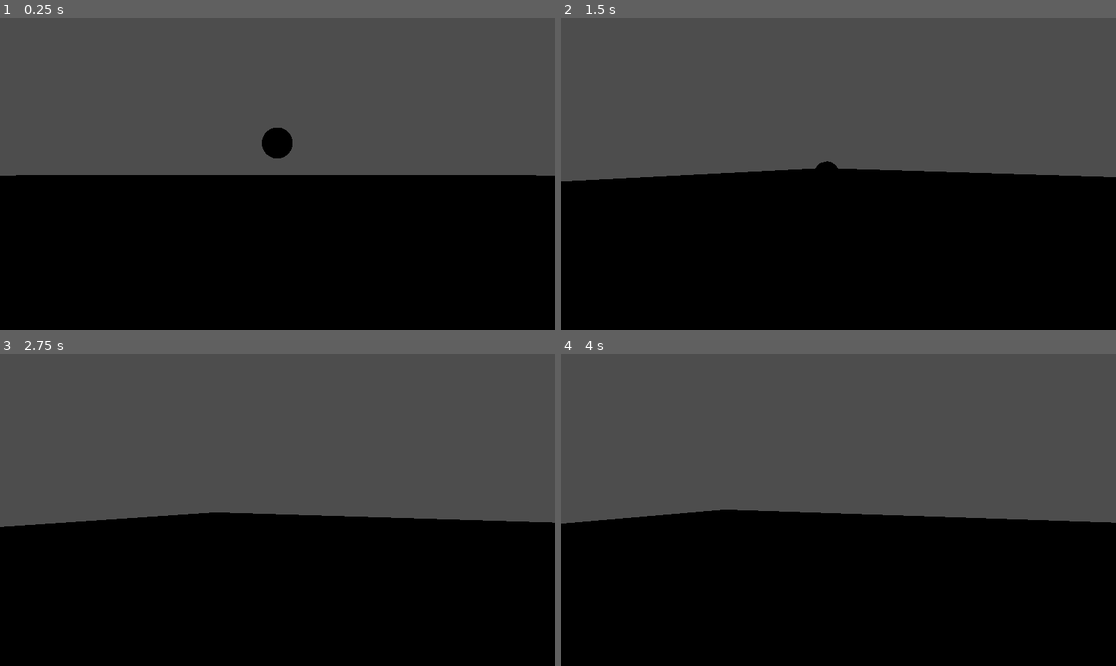
Above: before the commit, frames 1-4 (two rows, left to right).
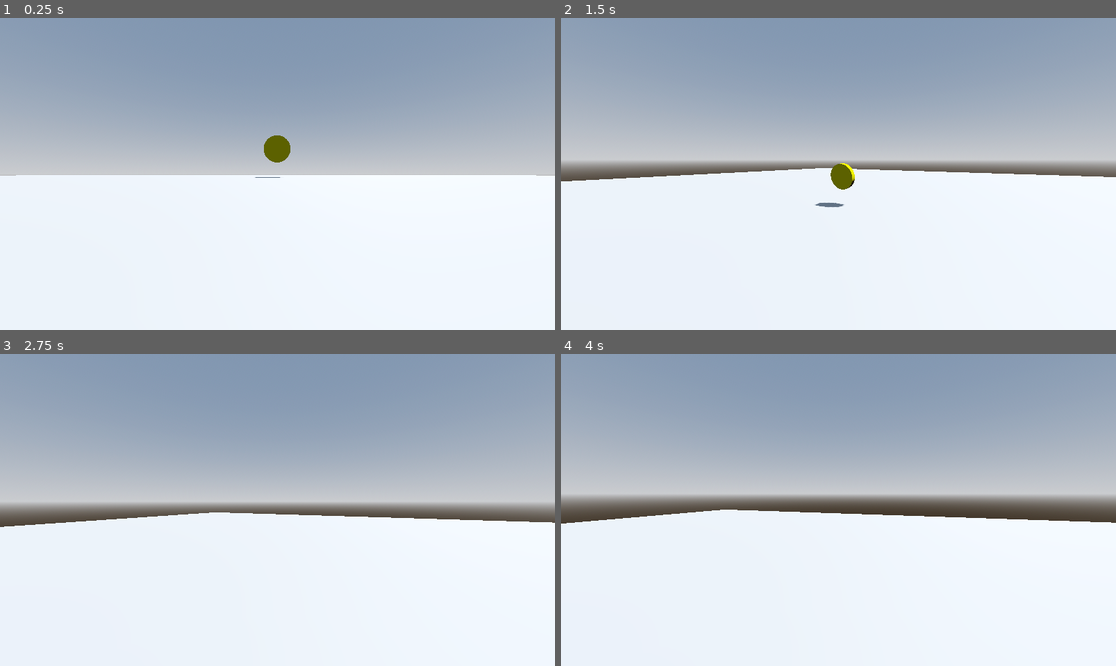
Above: after the commit, the same moments.

Repository: ghwns977/Games4900
Game: Godot game, scene res://Scenes/node_3d.tscn
Two runs of this game, one before a commit and one after it. Both use one fixed random seed, a clock stepped at 60 frames per second and the inputs below.
Inputs (mouse positions are in pixels of both pictures, inside the frame that each line leads up to):
- Up to frame 1 (0.25 s): no input
- Up to frame 2 (1.5 s): tap Enter (ui_accept) at 0.5, 0.77 s; move the mouse to (960, 158) at 0.52 s; hold Right (ui_right) 0.53-1.28 s; tap G at 0.6, 1.35 s; click (960, 158) at 0.67 s; move the mouse to (810, 174) at 1.27 s; hold Up (ui_up) from 1.28 s (still down)
- Up to frame 3 (2.75 s): keep holding Up (ui_up); tap Enter (ui_accept) at 1.52 s; move the mouse to (288, 503) at 2.02 s; tap G at 2.1 s
- Up to frame 4 (4 s): keep holding Up (ui_up); move the mouse to (832, 516) at 2.77 s; tap G at 2.85, 3.6 s; click (832, 516) at 2.92 s; tap Enter (ui_accept) at 3.02, 3.77 s; move the mouse to (877, 513) at 3.52 s

The runs differ from the first frame. In frame 1, 100% of the frame differs, in the area x 0-100%, y 0-100%; in frame 2, 99%; in frame 3, 98%; in frame 4, 97%.

Commit message:
Update node_3d.tscn

Diff:
--- a/Godot/Scenes/node_3d.tscn
+++ b/Godot/Scenes/node_3d.tscn
@@ -16,7 +16,27 @@
 [ext_resource type="PackedScene" uid="uid://cslxy2uk8v2l3" path="res://Building_Indust/building-k.fbx" id="15_m2rse"]
 [ext_resource type="PackedScene" uid="uid://bs72ogkvdd7d6" path="res://Controller/proto_controller.tscn" id="16_062e5"]
 
+[sub_resource type="ProceduralSkyMaterial" id="ProceduralSkyMaterial_8cye3"]
+sky_horizon_color = Color(0.66224277, 0.6717428, 0.6867428, 1)
+ground_horizon_color = Color(0.66224277, 0.6717428, 0.6867428, 1)
+
+[sub_resource type="Sky" id="Sky_062e5"]
+sky_material = SubResource("ProceduralSkyMaterial_8cye3")
+
+[sub_resource type="Environment" id="Environment_m2rse"]
+background_mode = 2
+sky = SubResource("Sky_062e5")
+tonemap_mode = 2
+glow_enabled = true
+
 [node name="Node3D" type="Node3D" unique_id=417984978]
+
+[node name="WorldEnvironment" type="WorldEnvironment" parent="." unique_id=391674539]
+environment = SubResource("Environment_m2rse")
+
+[node name="DirectionalLight3D" type="DirectionalLight3D" parent="." unique_id=1304718542]
+transform = Transform3D(-0.8660254, -0.43301278, 0.25, 0, 0.49999997, 0.86602545, -0.50000006, 0.75, -0.43301266, 0, 0, 0)
+shadow_enabled = true
 
 [node name="building-skyscraper-a" parent="." unique_id=1368531897 instance=ExtResource("1_r3fl7")]
 transform = Transform3D(1, 0, 0, 0, 1, 0, 0, 0, 1, -0.022082925, -0.005700588, 12.843458)
@@ -71,4 +91,4 @@
 use_collision = true
 
 [node name="Coin" parent="." unique_id=183228460 instance=ExtResource("15_8cye3")]
-transform = Transform3D(1, 0, 0, 0, -0.14925922, -0.9887981, 0, 0.9887981, -0.14925922, 0.09745658, 1.1176978, -8.7596)
+transform = Transform3D(1, 0, 0, 0, -0.14925922, -0.9887981, 0, 0.9887981, -0.14925922, 0.09048093, 1.0441753, -9.70656)
